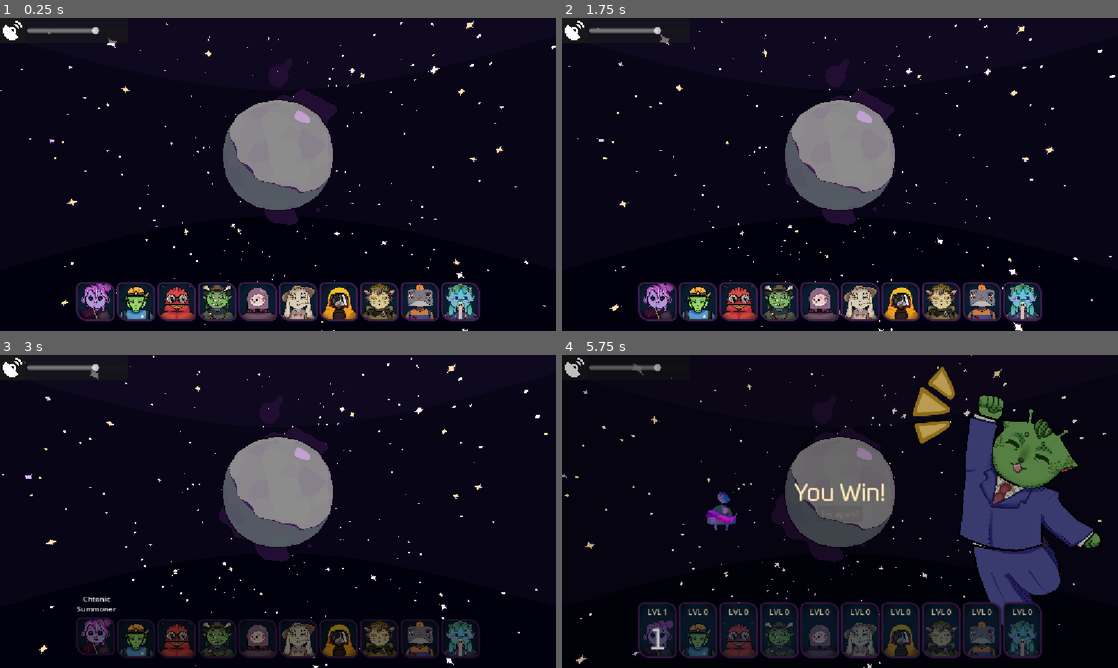
Above: before the commit, frames 1-4 (two rows, left to right).
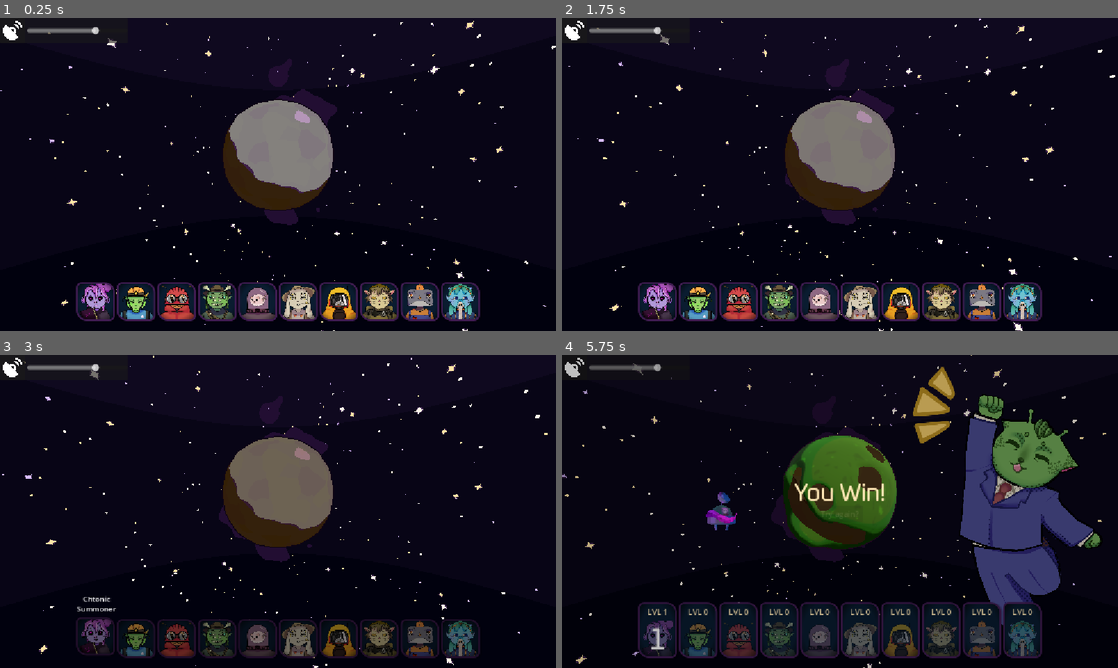
Above: after the commit, the same moments.

Repository: thepunkoff/alienshift
Game: Godot game, scene res://scenes/game.tscn
Two runs of this game, one before a commit and one after it. Both use one fixed random seed, a clock stepped at 60 frames per second and the inputs below.
Inputs (mouse positions are in pixels of both pictures, inside the frame that each line leads up to):
- Up to frame 1 (0.25 s): no input
- Up to frame 2 (1.75 s): click "Try again?" at 0.5 s; click "Try again?" at 1.25 s
- Up to frame 3 (3 s): click "Try again?" at 2 s; click "1" at 2.75 s
- Up to frame 4 (5.75 s): tap Enter at 3.5 s; move the mouse to (962, 495) at 3.52 s; tap 0 at 3.6, 5.1 s; click (962, 495) at 3.67 s; tap Space at 3.77, 4.52 s; move the mouse to (728, 527) at 4.27 s; tap 1 at 4.35 s; click (728, 527) at 4.42 s; move the mouse to (895, 442) at 5.02 s; click (895, 442) at 5.17 s

The runs differ from the first frame. In frame 1, 1.4% of the frame differs, in the area x 40-59%, y 34-62%; in frame 2, 5.5%; in frame 3, 5.6%; in frame 4, 5.8%, in the area x 39-61%, y 25-62%.

Commit message:
Merge remote-tracking branch 'origin/sounds'
# Conflicts:
#	scenes/game.tscn
#	scenes/monster.tscn
#	scenes/planet.tscn
#	scripts/entities/summon.gd

Diff:
--- a/materials/material_new.tres
+++ b/materials/material_new.tres
@@ -35,7 +35,7 @@
 shader_parameter/light_ramp_offset = 0.0
 shader_parameter/use_light_color = true
 shader_parameter/receive_shadows = true
-shader_parameter/a_c0 = Color(0.325, 0.357, 0.388, 1)
+shader_parameter/a_c0 = Color(0.20457384, 0.12506971, 0.027487062, 1)
 shader_parameter/a_c1 = Color(0.251, 0.11, 0.322, 1)
 shader_parameter/a_c2 = Color(0.549, 0.549, 0.549, 1)
 shader_parameter/a_c3 = Color(0.753, 0.631, 0.812, 1)
--- a/scenes/planet.tscn
+++ b/scenes/planet.tscn
@@ -183,7 +183,7 @@
 
 [node name="planet" parent="." unique_id=482028196 instance=ExtResource("1_cktii")]
 
-[node name="planet" parent="planet" index="0" unique_id=1173549448]
+[node name="planet" parent="planet" index="0" unique_id=1236998037]
 surface_material_override/0 = ExtResource("2_h8ms6")
 
 [node name="water" parent="." unique_id=648124364 instance=ExtResource("3_ggt7d")]
@@ -209,17 +209,16 @@
 draw_pass_1 = SubResource("QuadMesh_qkmej")
 
 [node name="grass" parent="." unique_id=31342776 instance=ExtResource("5_48b8c")]
-transform = Transform3D(0.8, 0, 0, 0, 0.8, 0, 0, 0, 0.8, 0, 0, 0)
-
-[node name="grass" parent="grass" index="0" unique_id=1741579426]
+
+[node name="grass" parent="grass" index="0" unique_id=146140064]
 transform = Transform3D(0.95, 0, 0, 0, 0.95, 0, 0, 0, 0.95, 0, 0, 0)
-material_overlay = ExtResource("7_kp5tw")
+material_overlay = ExtResource("8_qa7os")
 blend_shapes/growing = 1.0
 
 [node name="dirt" parent="." unique_id=243842207 instance=ExtResource("6_3s4jt")]
 transform = Transform3D(0.9, 0, 0, 0, 0.9, 0, 0, 0, 0.9, 0, 0, 0)
 
-[node name="dirt_baked" parent="dirt" index="0" unique_id=1458414823]
+[node name="dirt_baked" parent="dirt" index="0" unique_id=1591066732]
 blend_shapes/wobble_big = 0.4
 surface_material_override/0 = ExtResource("7_1wmcx")
 
@@ -230,12 +229,9 @@
 [node name="crystals" parent="." unique_id=1567000235 instance=ExtResource("8_m5dqw")]
 transform = Transform3D(0.8, 0, 0, 0, 0.8, 0, 0, 0, 0.8, 0, 0, 0)
 
-[node name="crystals" parent="crystals" index="0" unique_id=1355333710]
-material_overlay = ExtResource("7_kp5tw")
-
 [node name="sludge_new" parent="." unique_id=1241830028 instance=ExtResource("9_8dfcq")]
 
-[node name="sludge_baked" parent="sludge_new" index="0" unique_id=938426105]
+[node name="sludge_baked" parent="sludge_new" index="0" unique_id=140985686]
 surface_material_override/0 = ExtResource("10_qw1i6")
 
 [node name="AnimationPlayer2" type="AnimationPlayer" parent="sludge_new" unique_id=178350386]
--- a/scenes/ships/ship_pvo.tscn
+++ b/scenes/ships/ship_pvo.tscn
@@ -10,7 +10,7 @@
 
 [node name="ship_pvo2" parent="." unique_id=1666610205 instance=ExtResource("3_qbufu")]
 
-[node name="ship_pvo_001" parent="ship_pvo2" index="0" unique_id=1678460243]
+[node name="ship_pvo_001" parent="ship_pvo2" index="0" unique_id=824146056]
 material_overlay = ExtResource("3_23k4q")
 
 [editable path="ship_pvo2"]
--- a/scripts/planet.gd
+++ b/scripts/planet.gd
@@ -54,6 +54,10 @@
 	_sludge_animation_tree.active = false
 	_sludge_base.scale = Vector3.ONE * 0.85
 
+	await add_soil()
+	await grow_grass()
+	await change_landscape()
+	await add_full_water()
 
 func change_landscape():
 	var tween: Tween = create_tween()
Not shown: 1 places in scenes/planet.tscn that only renumber resources
